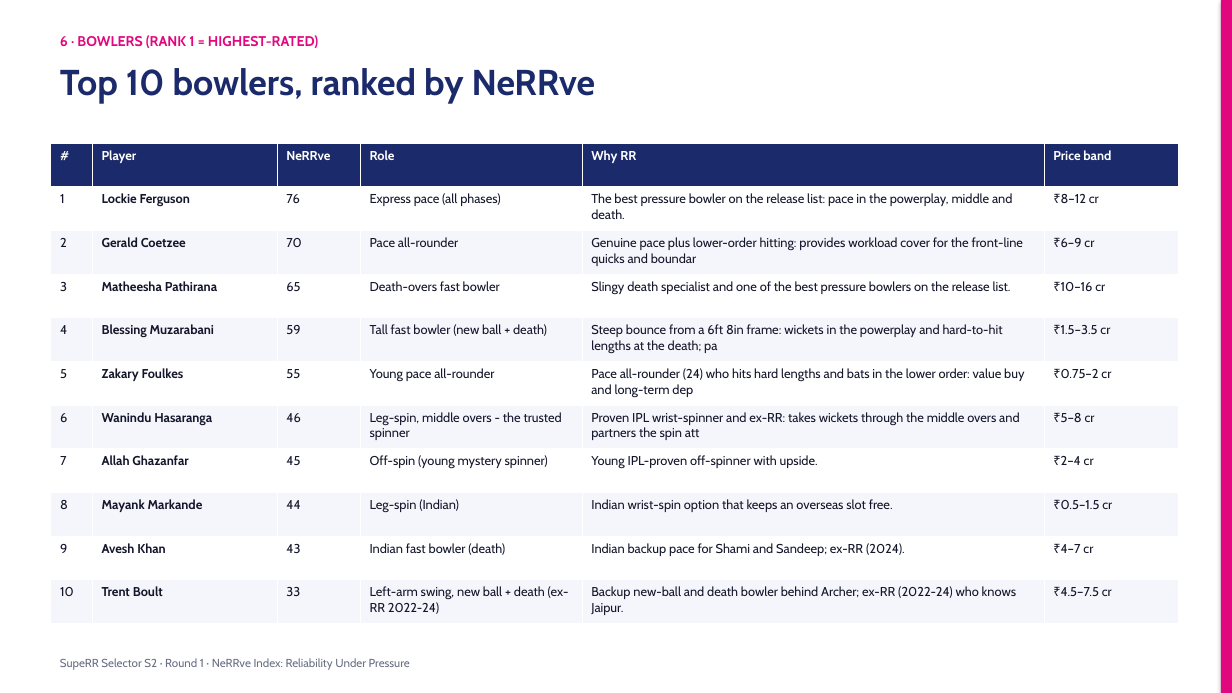
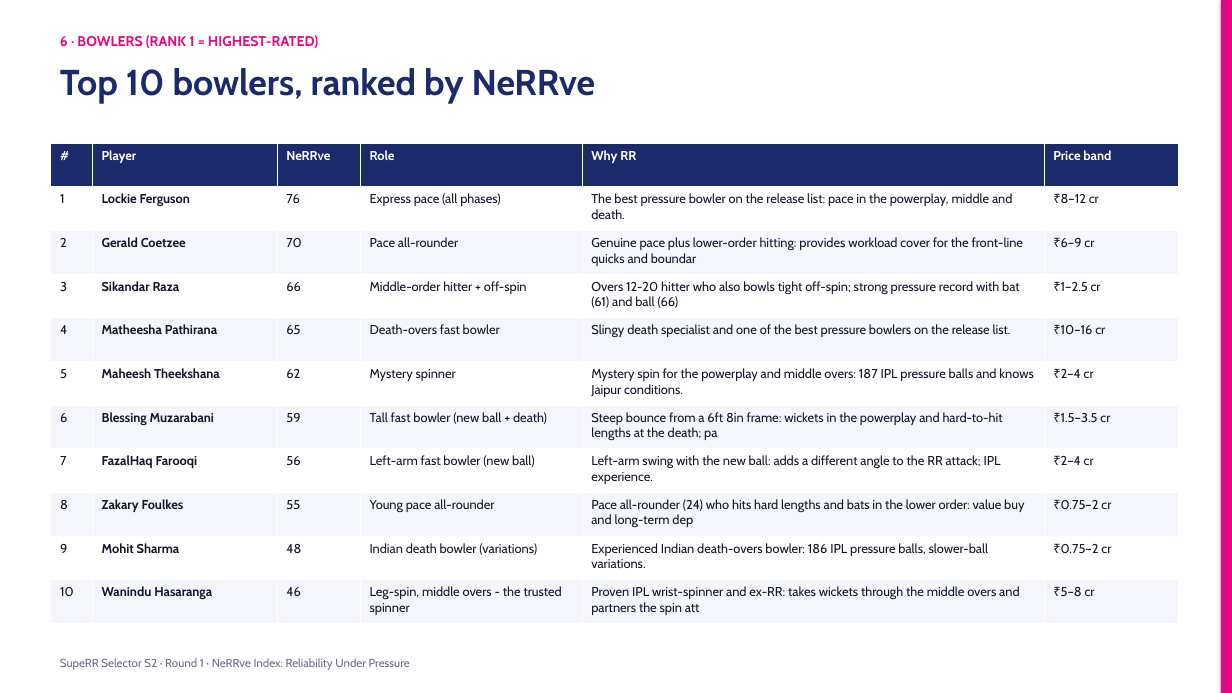
Before and after one commit to KoduruChandrasekhar/RRAuction-, a slide deck: slide 11 of submission/NeRRve_Deck.pptx. Drawn at 1232x693 pixels with LibreOffice and Linux fonts; fonts in the diff are those of the drawing. Boxes give left, top, right and bottom in pixels: in the first picture for what was removed or moved away, otherwise in the second. Text is boxed around its words. In the diff, an @@ line names an element or a change of style, - is before the commit and + after.

```diff
--- a/submission/NeRRve_Deck.pptx
+++ b/submission/NeRRve_Deck.pptx
@@ table at (51,143,1178,624) @@
-row 4: 3 | Matheesha Pathirana | 65 | Death-overs fast bowler | Slingy death specialist and one of the best pressure bowlers on the release list. | ₹10–16 cr
+row 4: 3 | Sikandar Raza | 66 | Middle-order hitter + off-spin | Overs 12-20 hitter who also bowls tight off-spin; strong pressure record with bat (61) and ball (66) | ₹1–2.5 cr
-row 5: 4 | Blessing Muzarabani | 59 | Tall fast bowler (new ball + death) | Steep bounce from a 6ft 8in frame: wickets in the powerplay and hard-to-hit lengths at the death; pa | ₹1.5–3.5 cr
+row 5: 4 | Matheesha Pathirana | 65 | Death-overs fast bowler | Slingy death specialist and one of the best pressure bowlers on the release list. | ₹10–16 cr
-row 6: 5 | Zakary Foulkes | 55 | Young pace all-rounder | Pace all-rounder (24) who hits hard lengths and bats in the lower order: value buy and long-term dep | ₹0.75–2 cr
+row 6: 5 | Maheesh Theekshana | 62 | Mystery spinner | Mystery spin for the powerplay and middle overs: 187 IPL pressure balls and knows Jaipur conditions. | ₹2–4 cr
-row 7: 6 | Wanindu Hasaranga | 46 | Leg-spin, middle overs - the trusted spinner | Proven IPL wrist-spinner and ex-RR: takes wickets through the middle overs and partners the spin att | ₹5–8 cr
+row 7: 6 | Blessing Muzarabani | 59 | Tall fast bowler (new ball + death) | Steep bounce from a 6ft 8in frame: wickets in the powerplay and hard-to-hit lengths at the death; pa | ₹1.5–3.5 cr
-row 8: 7 | Allah Ghazanfar | 45 | Off-spin (young mystery spinner) | Young IPL-proven off-spinner with upside. | ₹2–4 cr
+row 8: 7 | FazalHaq Farooqi | 56 | Left-arm fast bowler (new ball) | Left-arm swing with the new ball: adds a different angle to the RR attack; IPL experience. | ₹2–4 cr
-row 9: 8 | Mayank Markande | 44 | Leg-spin (Indian) | Indian wrist-spin option that keeps an overseas slot free. | ₹0.5–1.5 cr
+row 9: 8 | Zakary Foulkes | 55 | Young pace all-rounder | Pace all-rounder (24) who hits hard lengths and bats in the lower order: value buy and long-term dep | ₹0.75–2 cr
-row 10: 9 | Avesh Khan | 43 | Indian fast bowler (death) | Indian backup pace for Shami and Sandeep; ex-RR (2024). | ₹4–7 cr
+row 10: 9 | Mohit Sharma | 48 | Indian death bowler (variations) | Experienced Indian death-overs bowler: 186 IPL pressure balls, slower-ball variations. | ₹0.75–2 cr
-row 11: 10 | Trent Boult | 33 | Left-arm swing, new ball + death (ex-RR 2022-24) | Backup new-ball and death bowler behind Archer; ex-RR (2022-24) who knows Jaipur. | ₹4.5–7.5 cr
+row 11: 10 | Wanindu Hasaranga | 46 | Leg-spin, middle overs - the trusted spinner | Proven IPL wrist-spinner and ex-RR: takes wickets through the middle overs and partners the spin att | ₹5–8 cr
```
Also in this commit, not shown: 6 other slides changed, 7 other files.
